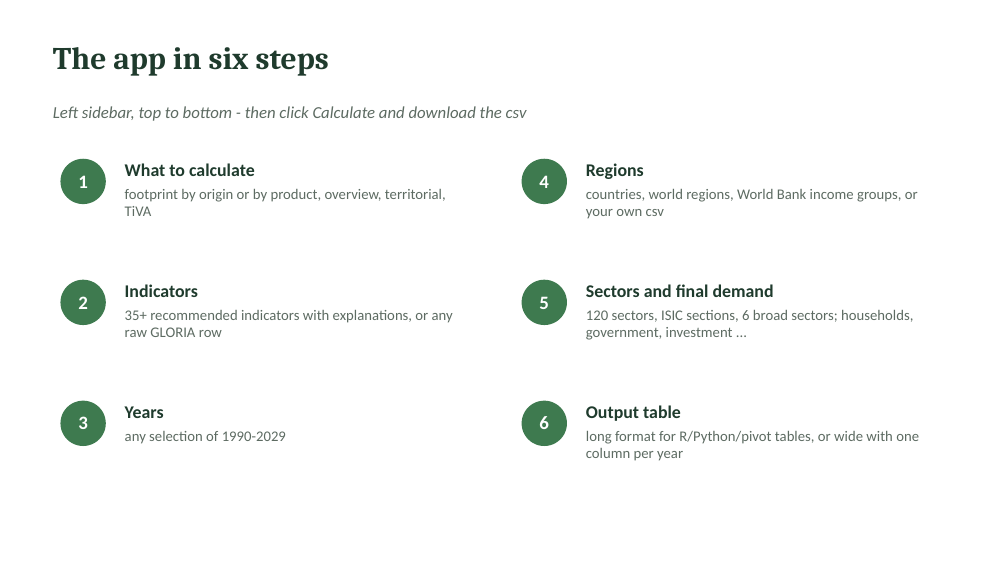
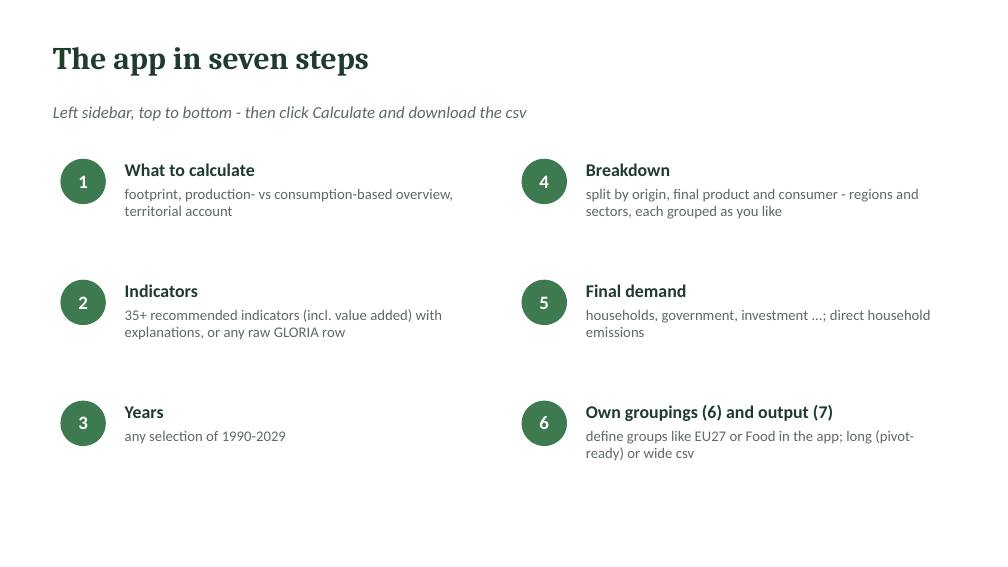
Before and after one commit to Hanspeter85/GLORIApp, a slide deck: slide 7 of docs/GLORIApp_intro.pptx. Drawn at 1008x567 pixels with LibreOffice and Linux fonts; fonts in the diff are those of the drawing. Boxes give left, top, right and bottom in pixels: in the first picture for what was removed or moved away, otherwise in the second. Text is boxed around its words. In the diff, an @@ line names an element or a change of style, - is before the commit and + after.

```diff
--- a/docs/GLORIApp_intro.pptx
+++ b/docs/GLORIApp_intro.pptx
@@ text at box(53, 47, 369, 76): text changed @@
-The app in six steps
+The app in seven steps
@@ text at box(586, 163, 919, 219): text changed @@
-Regions
-countries, world regions, World Bank income groups, or your own csv
+Breakdown
+split by origin, final product and consumer - regions and sectors, each grouped as you like
@@ text at box(125, 189, 453, 216): text changed @@
-footprint by origin or by product, overview, territorial, TiVA
+footprint, production- vs consumption-based overview, territorial account
@@ text at box(586, 284, 931, 337): text changed @@
-Sectors and final demand
-120 sectors, ISIC sections, 6 broad sectors; households, government, investment ...
+Final demand
+households, government, investment ...; direct household emissions
@@ text at box(125, 309, 443, 340): text changed @@
-35+ recommended indicators with explanations, or any raw GLORIA row
+35+ recommended indicators (incl. value added) with explanations, or any raw GLORIA row
@@ text at box(586, 405, 914, 460): text changed @@
-Output table
-long format for R/Python/pivot tables, or wide with one column per year
+Own groupings (6) and output (7)
+define groups like EU27 or Food in the app; long (pivot-ready) or wide csv
```
Also in this commit, not shown: 4 other slides changed, 8 other files.
